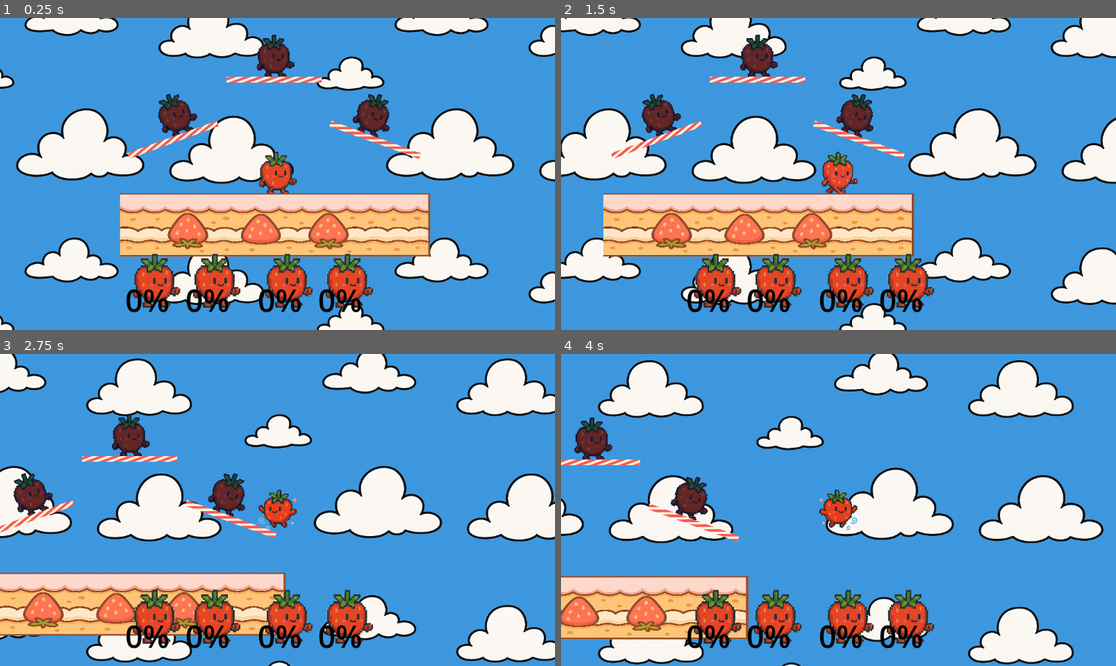
Above: before the commit, frames 1-4 (two rows, left to right).
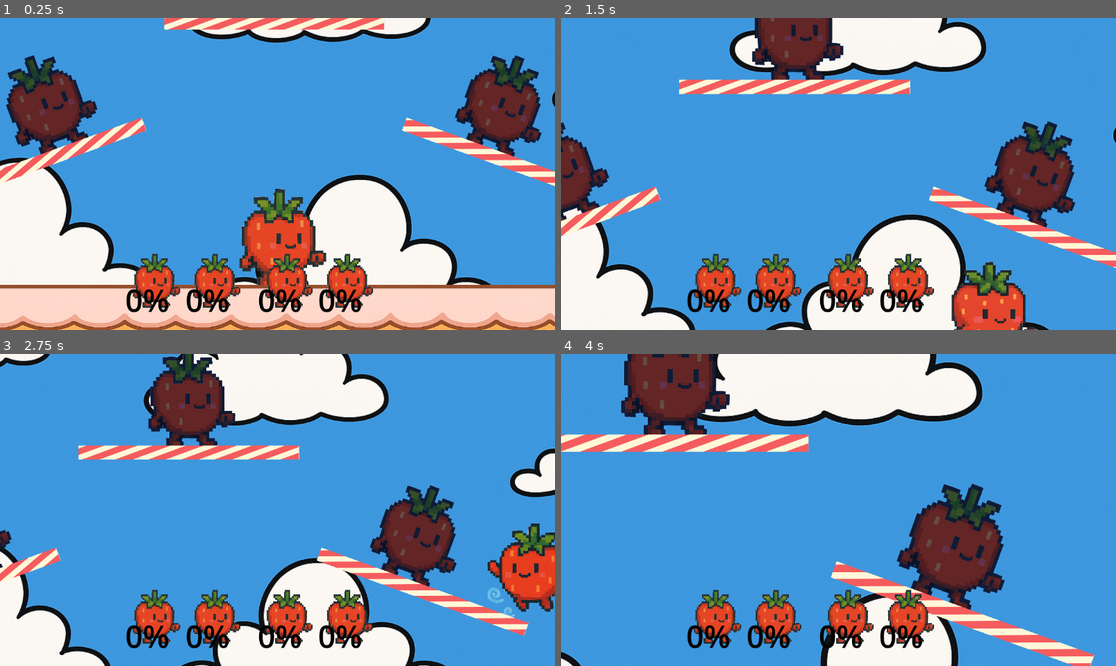
Above: after the commit, the same moments.

Repository: ktarrant/shortcake
Game: Godot game, scene res://scenes/main/Main.tscn
Two runs of this game, one before a commit and one after it. Both use one fixed random seed, a clock stepped at 60 frames per second and the inputs below.
Inputs:
- Up to frame 1 (0.25 s): no input
- Up to frame 2 (1.5 s): hold Right (move_right) from 0.53 s (still down); tap D (attack) at 0.6 s; tap Up (jump) at 0.77 s; tap S (shield) at 1.35 s
- Up to frame 3 (2.75 s): tap Up (jump) at 1.52 s; release Right (move_right) at 2.03 s; hold Left (move_left) from 2.03 s (still down); tap D (attack) at 2.1 s
- Up to frame 4 (4 s): release Left (move_left) at 2.78 s; hold Right (move_right) from 2.78 s (still down); tap S (shield) at 2.85 s; tap Up (jump) at 3.02, 3.77 s; tap D (attack) at 3.6 s

The runs differ from the first frame. In frame 1, 58% of the frame differs, in the area x 0-100%, y 0-100%; in frame 2, 56%; in frame 3, 55%; in frame 4, 46%.

Commit message:
in-progress: dynamic camera

Diff:
--- a/scenes/main/Main.tscn
+++ b/scenes/main/Main.tscn
@@ -6,6 +6,7 @@
 [ext_resource type="Texture2D" uid="uid://i8xfni3e47dn" path="res://assets/sprites/platforms/cane.png" id="4_sjxhf"]
 [ext_resource type="Texture2D" uid="uid://8orck21hf6kr" path="res://assets/backgrounds/background.png" id="5_dc040"]
 [ext_resource type="PackedScene" uid="uid://b4gskdns6cc23" path="res://scenes/player/PlayerUI.tscn" id="6_1rhdn"]
+[ext_resource type="Script" uid="uid://ylm3hl20djy8" path="res://scripts/CameraController.gd" id="7_sjxhf"]
 
 [sub_resource type="RectangleShape2D" id="1"]
 size = Vector2(1270, 256)
@@ -168,4 +169,7 @@
 z_index = 1
 player = NodePath("../../../Player4")
 
+[node name="Camera2D" type="Camera2D" parent="."]
+script = ExtResource("7_sjxhf")
+
 [connection signal="body_entered" from="DeathZone" to="." method="_on_DeathZone_body_entered"]
--- a/scenes/player/Player.tscn
+++ b/scenes/player/Player.tscn
@@ -133,9 +133,6 @@
 position = Vector2(0, 10)
 shape = SubResource("CapsuleShape2D_q3lat")
 
-[node name="Camera2D" type="Camera2D" parent="."]
-zoom = Vector2(0.5, 0.5)
-
 [node name="AnimatedSprite2D" type="AnimatedSprite2D" parent="."]
 scale = Vector2(0.2, 0.2)
 sprite_frames = SubResource("SpriteFrames_6ysni")
--- a/scenes/player/PlayerUI.tscn
+++ b/scenes/player/PlayerUI.tscn
@@ -4,6 +4,7 @@
 [ext_resource type="Texture2D" uid="uid://ci3e3idcrf8q1" path="res://assets/sprites/player/strawberry/strawberry_idle.png" id="2_dwui3"]
 
 [sub_resource type="SystemFont" id="SystemFont_dwui3"]
+subpixel_positioning = 0
 
 [sub_resource type="LabelSettings" id="LabelSettings_hl6yw"]
 font = SubResource("SystemFont_dwui3")
--- /dev/null
+++ b/scripts/CameraController.gd
@@ -0,0 +1,48 @@
+extends Camera2D
+
+@export var zoom_limits := Vector2(0.5, 1.5) # x = min zoom, y = max zoom
+@export var margin := 300.0
+@export var max_inclusion_distance := 1500.0
+@export var zoom_speed := 5.0
+
+var players = []
+
+func _process(delta):
+	if players.size() == 0:
+		return
+
+	# Find center and included players
+	var center := Vector2.ZERO
+	var included_players: Array[Node2D]= []
+	for player in players:
+		if player.global_position.distance_to(global_position) < max_inclusion_distance:
+			included_players.append(player)
+			center += player.global_position
+
+	if included_players.size() == 0:
+		return
+
+	center /= included_players.size()
+
+	# Calculate bounds around included players
+	var min_pos := included_players[0].global_position
+	var max_pos := included_players[0].global_position
+
+	for player in included_players:
+		var pos := player.global_position
+		min_pos.x = min(min_pos.x, pos.x)
+		min_pos.y = min(min_pos.y, pos.y)
+		max_pos.x = max(max_pos.x, pos.x)
+		max_pos.y = max(max_pos.y, pos.y)
+
+	var size = max_pos - min_pos + Vector2(margin, margin)
+
+	# Calculate desired zoom: bigger bounding box → zoom out
+	var viewport_size = get_viewport_rect().size
+	var zoom_x = size.x / viewport_size.x
+	var zoom_y = size.y / viewport_size.y
+	var desired_zoom = clamp(max(zoom_x, zoom_y), zoom_limits.x, zoom_limits.y)
+
+	# Apply center and zoom smoothly
+	global_position = lerp(global_position, center, delta * zoom_speed)
+	zoom = lerp(zoom, Vector2.ONE * desired_zoom, delta * zoom_speed)
--- a/scripts/Main.gd
+++ b/scripts/Main.gd
@@ -8,7 +8,8 @@
 @onready var death_zone = $DeathZone
 
 
-#func _ready():
+func _ready():
+	$Camera2D.players = [$Player1, $Player2, $Player3, $Player4]
 	#$UI/PlayerUI1.player = $Player1
 	#$UI/PlayerUI2.player = $Player2
 	#$UI/PlayerUI3.player = $Player3
Not shown: 1 places in scenes/main/Main.tscn that only renumber resources
Not shown, added: scripts/CameraController.gd.uid
